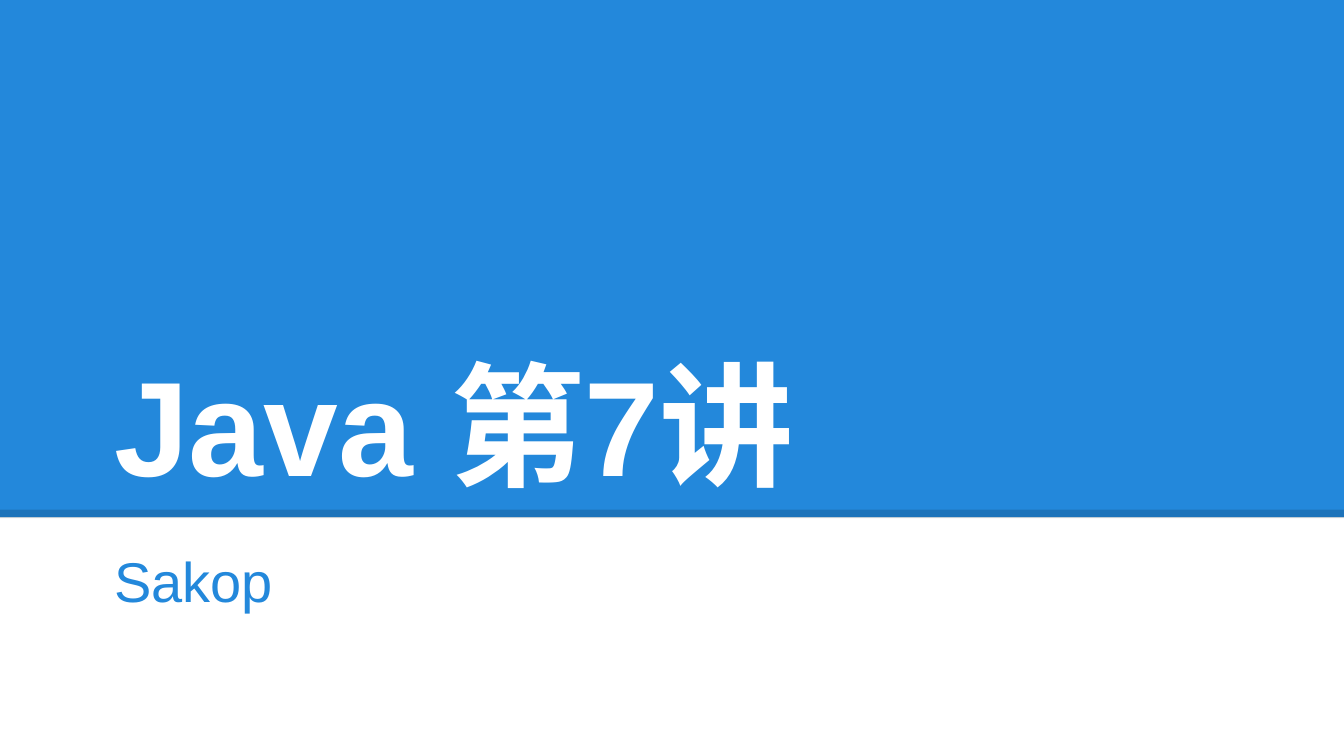
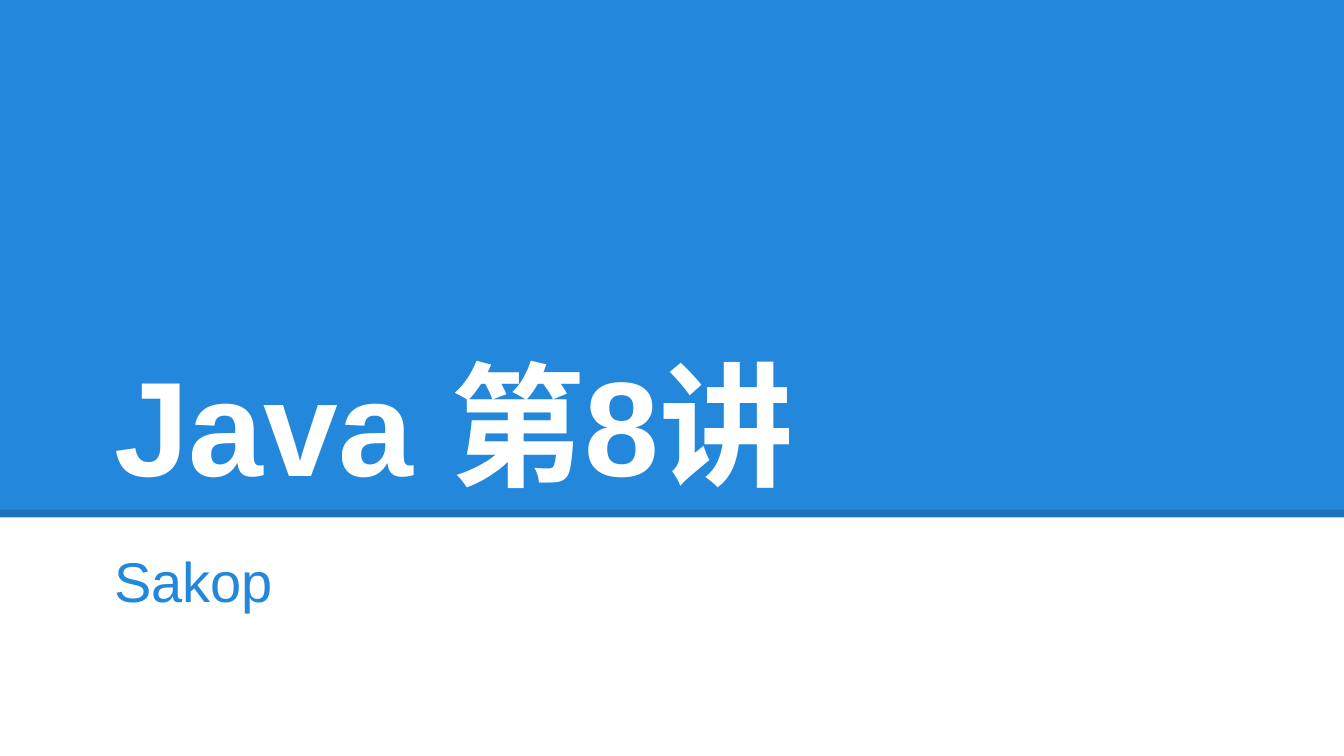
Before and after one commit to tokyojava/java_beginner, a slide deck: slide 1 of JAVA周日班/课件/Java8.pptx. Drawn at 1344x756 pixels with LibreOffice and Linux fonts; fonts in the diff are those of the drawing. Boxes give left, top, right and bottom in pixels: in the first picture for what was removed or moved away, otherwise in the second. Text is boxed around its words. In the diff, an @@ line names an element or a change of style, - is before the commit and + after.

Commit message:
ppt9 and ppt 12

```diff
--- a/JAVA周日班/课件/Java8.pptx
+++ b/JAVA周日班/课件/Java8.pptx
@@ title at bbox=[114, 361, 795, 488]: text changed @@
-Java 第7讲
+Java 第8讲
```
Also in this commit, not shown: 3 other files.
